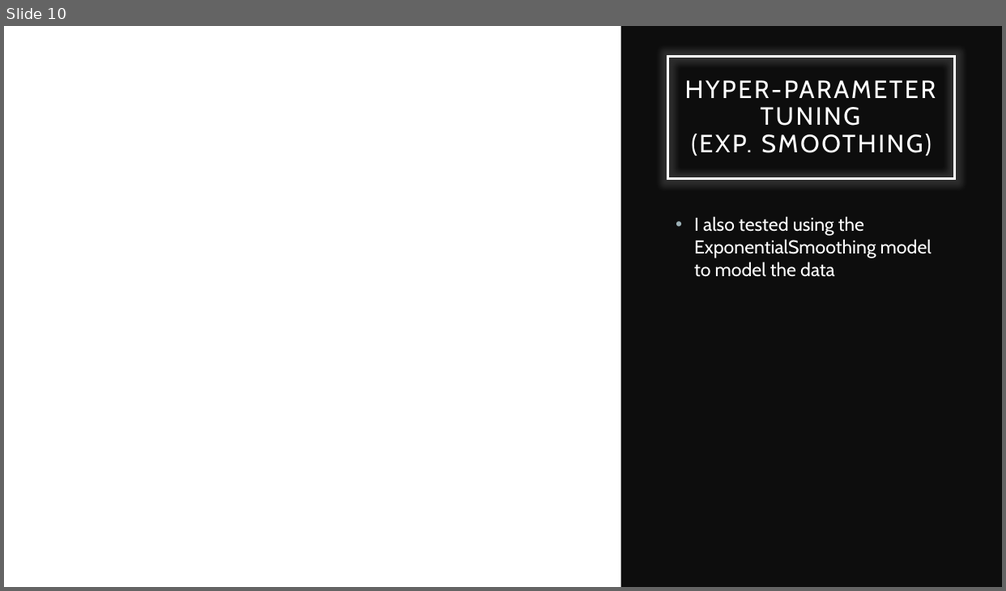
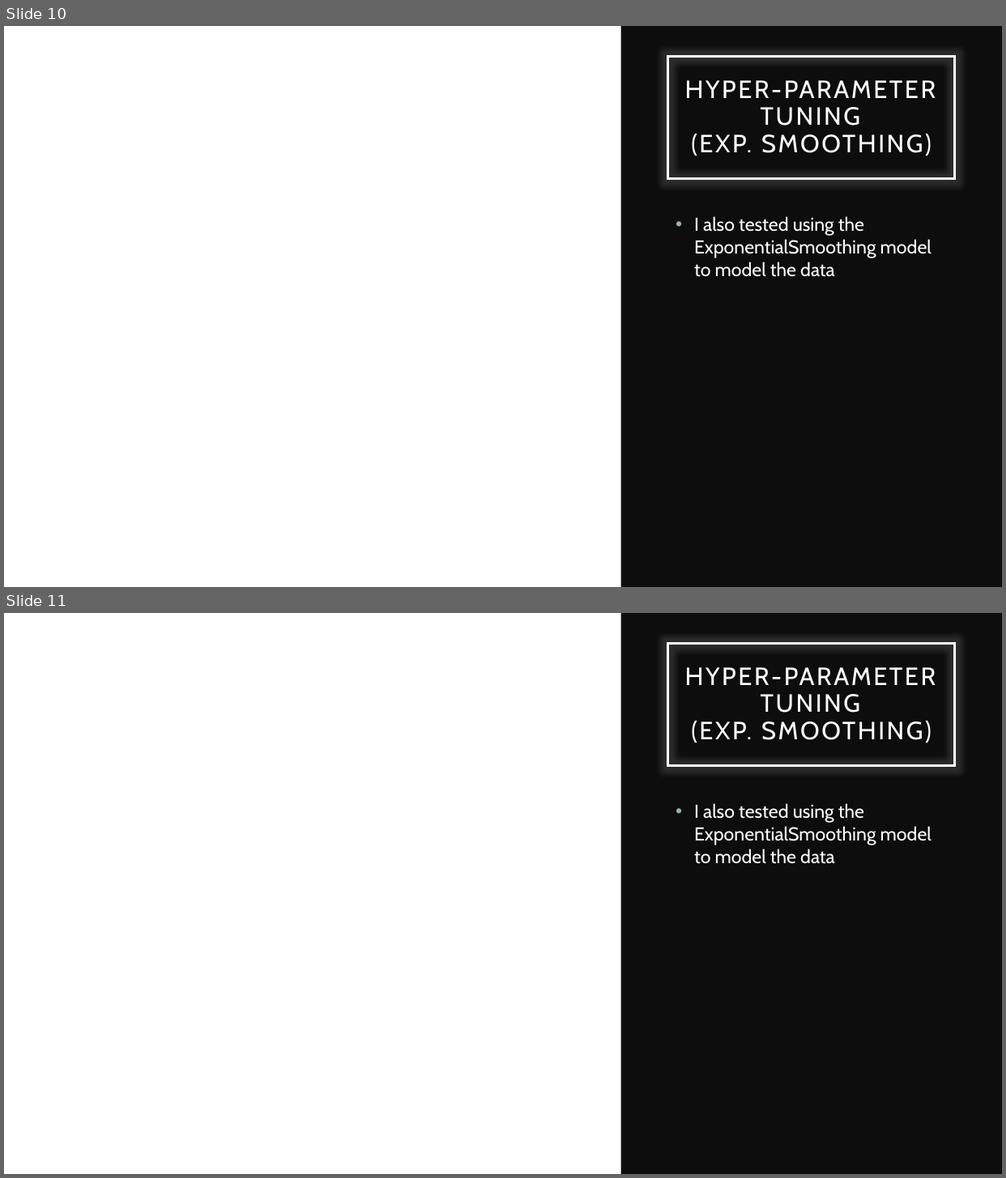
Before and after one commit to ethanolx/Air-Pollution-Mall-py, a slide deck: doc/part-a.pptx. Shown one above the other, each under a label of ours: slide 10 before the commit, slides 10 and 11 after it. The pictures are 1006x591 and 1006x1178 pixels, drawn with LibreOffice and Linux fonts; fonts in the diff are those of the drawing. Boxes give left, top, right and bottom in pixels: in the first picture for what was removed or moved away, otherwise in the second. Text is boxed around its words. In the diff, an @@ line names an element or a change of style, - is before the commit and + after.

```diff
--- a/doc/part-a.pptx
+++ b/doc/part-a.pptx
@@ slide 11 added at (x1=4, y1=613, x2=1002, y2=1174), background #FFFFFF @@
@@ rectangle added at (x1=621, y1=613, x2=1002, y2=1174), fill #0D0D0D @@
@@ title added at (x1=668, y1=643, x2=955, y2=766), outline #FFFFFF 2.5 pt, 24 pt, text #FFFFFF @@
+HYPER-PARAMETER TUNING
+(EXP. SMOOTHING)
@@ text added at (x1=694, y1=803, x2=931, y2=864), 18 pt, text #FFFFFF @@
+• I also tested using the ExponentialSmoothing model to model the data
```
Also in this commit, not shown: 1 slide changed, 2 other slides added, 5 other files.
